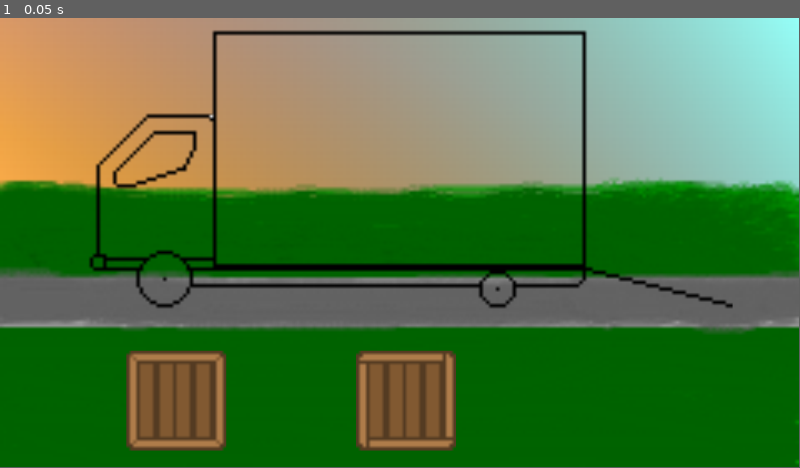
Above: before the commit, frame 1.
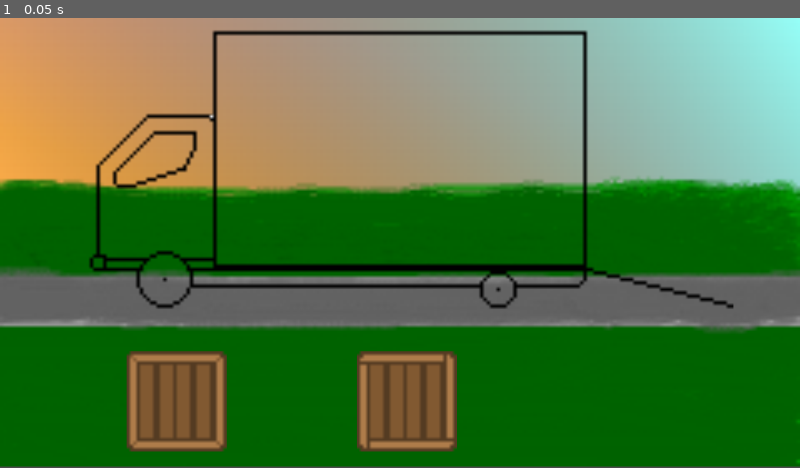
Above: after the commit, the same moment.

Repository: flamingradian/fresh-movers-co
Game: Godot game, scene res://Game.tscn
Same seed, same stepped clock (60 frames per second), same inputs: the game is played once before the commit and once after it. Before the commit the project has no main scene; this scene is started directly in both runs.
Inputs:
- Up to frame 1 (0.05 s): no input
In our replay, the window is 799x449 before the commit and 800x450 after it. These sizes can differ from the game's own. Grey fills any space a smaller window leaves; there, only what the larger window draws over its background counts as a difference.

The runs differ from the first frame. In frame 1, 2.2% of the frame differs, in the area x 0-100%, y 0-100%.

Commit message:
Pixel Art Settings
Test Window Resized
Toggled Pixel Snap and other settings
Added a 2d camera and viewport

Diff:
--- a/Fresh Movers Co/Game.tscn
+++ b/Fresh Movers Co/Game.tscn
@@ -26,3 +26,9 @@
 position = Vector2( 976, 920 )
 scale = Vector2( 8, 8 )
 texture = ExtResource( 4 )
+
+[node name="Viewport" type="Viewport" parent="."]
+size = Vector2( 1920, 1080 )
+
+[node name="Camera2D" type="Camera2D" parent="."]
+offset = Vector2( 960, 540 )
--- a/Fresh Movers Co/project.godot
+++ b/Fresh Movers Co/project.godot
@@ -11,16 +11,44 @@
 [application]
 
 config/name="Fresh Movers Co"
+run/main_scene="res://Game.tscn"
 config/icon="res://icon.png"
 
 [display]
 
 window/size/width=1920
 window/size/height=1080
+window/size/test_width=1920
+window/size/test_height=1080
+window/stretch/mode="viewport"
 
 [gui]
 
 common/drop_mouse_on_gui_input_disabled=true
+
+[importer_defaults]
+
+texture={
+"compress/bptc_ldr": 0,
+"compress/hdr_mode": 0,
+"compress/lossy_quality": 0.7,
+"compress/mode": 0,
+"compress/normal_map": 0,
+"detect_3d": false,
+"flags/anisotropic": false,
+"flags/filter": false,
+"flags/mipmaps": false,
+"flags/repeat": 0,
+"flags/srgb": 2,
+"process/HDR_as_SRGB": false,
+"process/fix_alpha_border": true,
+"process/invert_color": false,
+"process/normal_map_invert_y": false,
+"process/premult_alpha": false,
+"size_limit": 0,
+"stream": false,
+"svg/scale": 1.0
+}
 
 [mono]
 
@@ -32,4 +60,5 @@
 
 [rendering]
 
+2d/snapping/use_gpu_pixel_snap=true
 environment/default_environment="res://default_env.tres"
